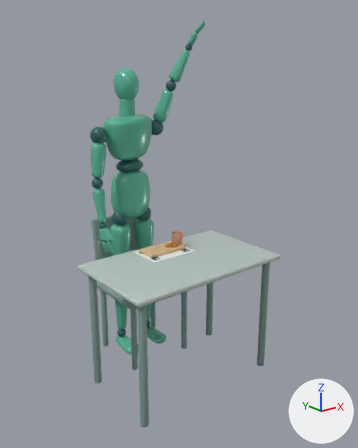
The glTF model web/public/avatar/praxis_avatar.glb, before and after one commit.
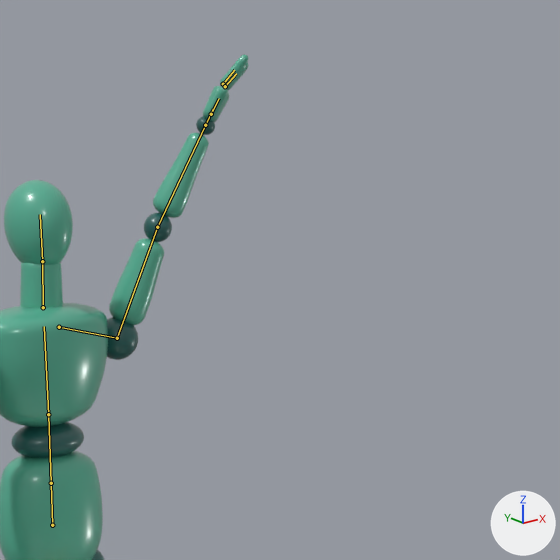
Each version appears first whole from a 50 mm camera at (-1.65, -2.53, 1.77) aimed at (0.11, -0.34, 0.89), and next in a close-up on the part from 31% to 90% of the width and 0% to 47% of the height. Every picture has the same lights, and +X, +Y and +Z are marked at lower right. The last two pictures show the newer version. Both versions are drawn at frame 24 of the action 'abduction'; the numbers are the values there. The bones that change, and the others that lie on the model, are drawn over the model as lines in the close-ups.

Objects in the first close-up: 'body'.
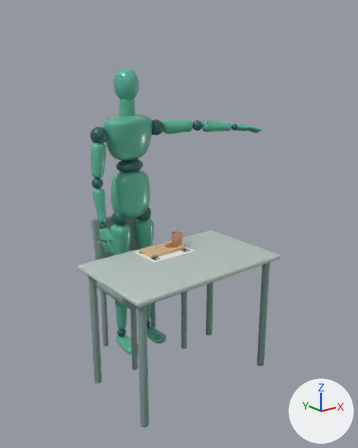
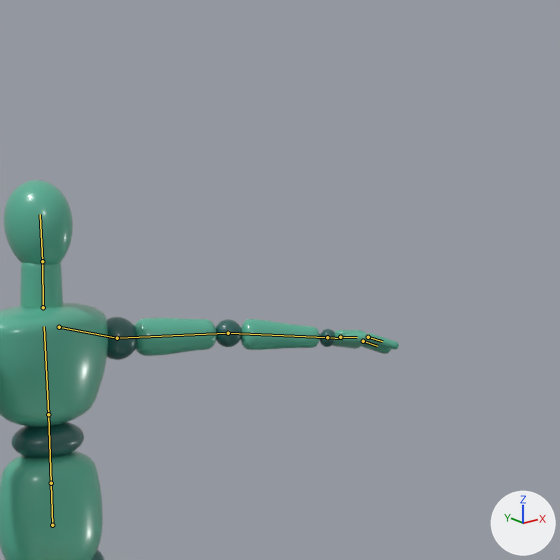
Pixel boxes [x1, y1, x2, y2] of what changed, in the close-ups (560 x 560 px):
'body', posed: before [0, 54, 249, 560]; after [0, 180, 399, 560]
bone 'upper_arm_L', root to tip: before (117, 338) to (157, 227); after (117, 338) to (228, 333)

The change in detail:
Bone 'upper_arm_L' (bone_upper_arm_l) turns from (20, -52, 139) to (36, -18, 72) degrees about its own x, y and z.
